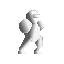
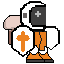
The second (64, 64) image is a revision of the first. Changes to its layers:
moved "Shoulder_front" above "Knee_front", painted on it over [11, 19, 35, 57]
removed layer "Goggles" over [32, 14, 40, 18]
added layer "Knee_front" above "Body" over [29, 45, 39, 55]
moved "Body" above "Feet_front", painted on it over [24, 22, 47, 51]
painted on "Feet_front" over [18, 51, 45, 63]
removed layer "Leg_front" over [19, 36, 32, 51]
added layer "Knee_back" above "Head" over [38, 45, 48, 55]
painted on "Head" over [20, 1, 46, 31]
added layer "Backpack" above "Shoulder_back" over [3, 15, 22, 45]
moved "Shoulder_back" above "Feet_back", painted on it over [34, 21, 60, 50]
painted on "Feet_back" over [34, 51, 54, 63]
removed layer "Leg_back" over [34, 33, 43, 51]
